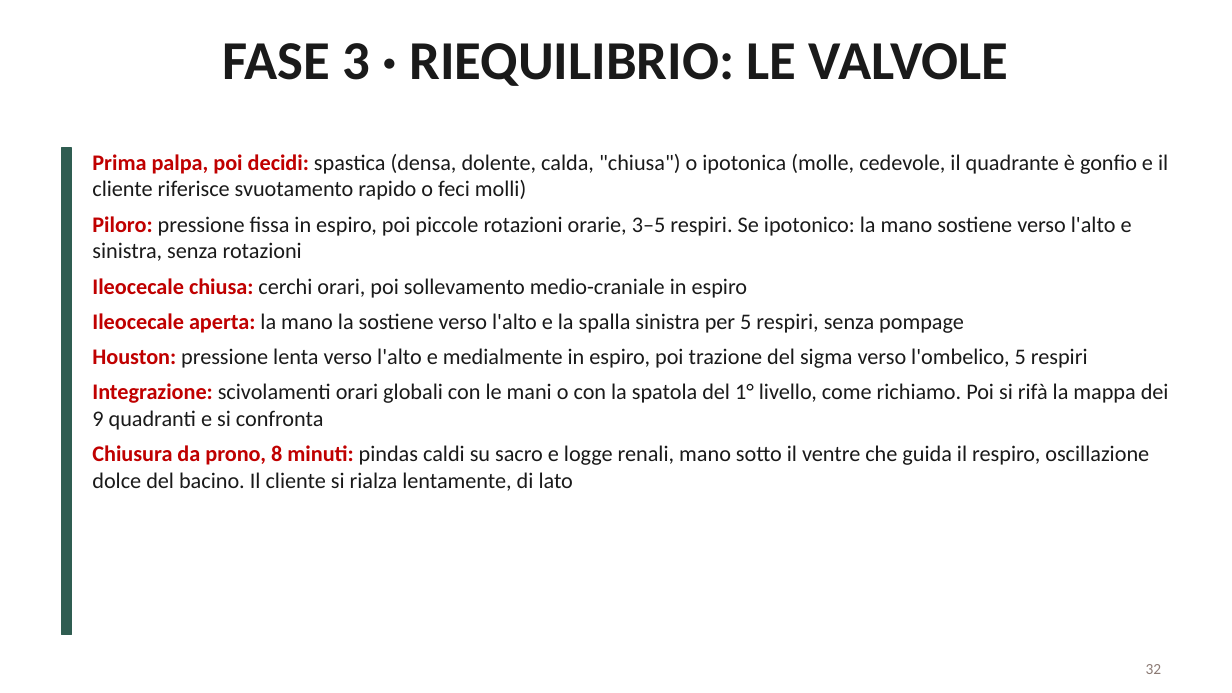
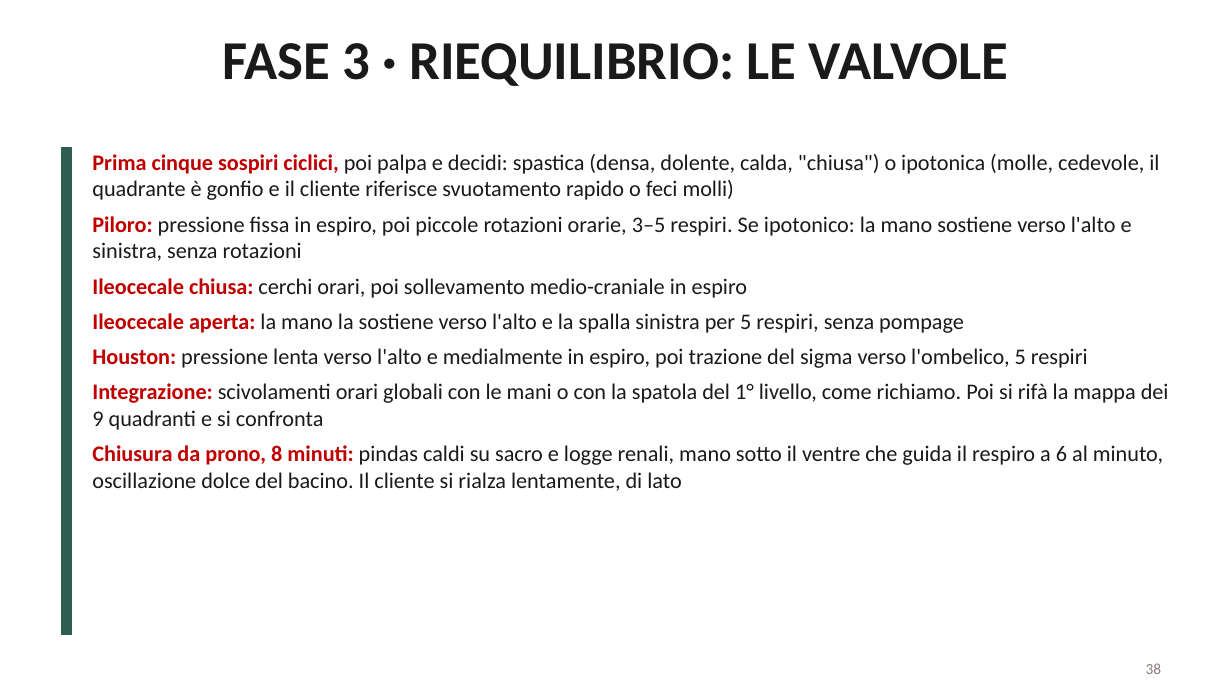
Before and after one commit to davidemcb/kinesiologia-studio, a slide deck: slide 38 of formazione/dispense/viscerale-2-livello.pptx (slide 32 before the commit). Drawn at 1232x693 pixels with LibreOffice and Linux fonts; fonts in the diff are those of the drawing. Boxes give left, top, right and bottom in pixels: in the first picture for what was removed or moved away, otherwise in the second. Text is boxed around its words. In the diff, an @@ line names an element or a change of style, - is before the commit and + after.

```diff
--- a/formazione/dispense/viscerale-2-livello.pptx
+++ b/formazione/dispense/viscerale-2-livello.pptx
@@ text at box(92, 154, 1159, 200): text changed @@
-• Prima palpa, poi decidi: spastica (densa, dolente, calda, "chiusa") o ipotonica (molle, cedevole, il quadrante è gonfio e il cliente riferisce svuotamento rapido o feci molli)
+• Prima cinque sospiri ciclici, poi palpa e decidi: spastica (densa, dolente, calda, "chiusa") o ipotonica (molle, cedevole, il quadrante è gonfio e il cliente riferisce svuotamento rapido o feci molli)
@@ text at box(92, 445, 1163, 491): text changed @@
-• Chiusura da prono, 8 minuti: pindas caldi su sacro e logge renali, mano sotto il ventre che guida il respiro, oscillazione dolce del bacino. Il cliente si rialza lentamente, di lato
+• Chiusura da prono, 8 minuti: pindas caldi su sacro e logge renali, mano sotto il ventre che guida il respiro a 6 al minuto, oscillazione dolce del bacino. Il cliente si rialza lentamente, di lato
@@ page number at box(1146, 663, 1162, 674): text changed @@
-32
+38
```
Also in this commit, not shown: 3 other slides changed, 7 slides added, 1 other file.
